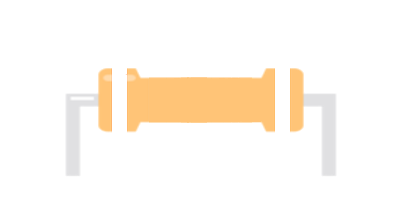
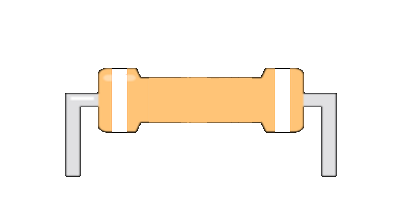
Layered file, before and after one edit (w=400, h=200). Changes by layer:
showed "Layer #1" over (x1=65, y1=68, x2=337, y2=177)
